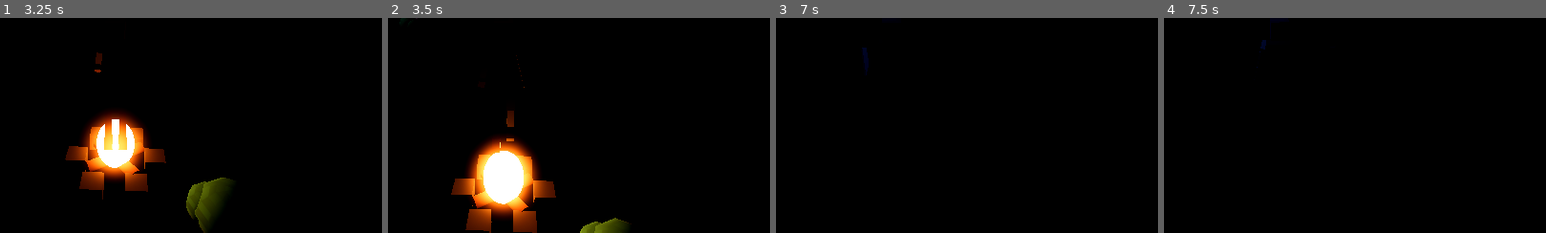
Above: before the commit, frames 1-4 (left to right).
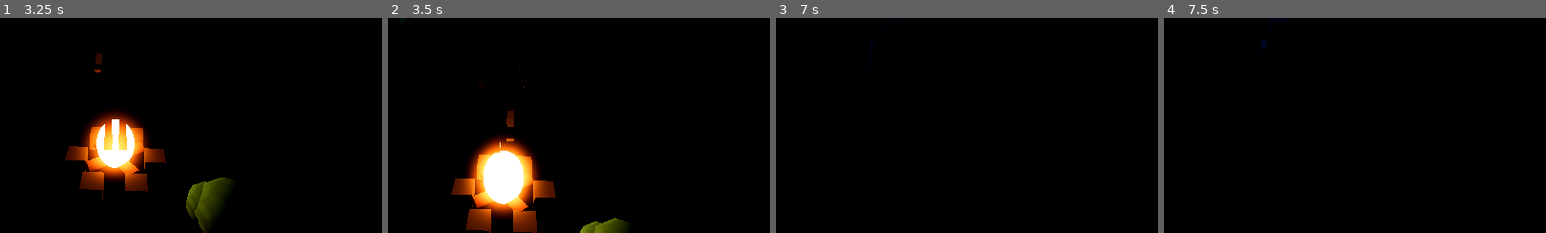
Above: after the commit, the same moments.

Repository: damienlangton70-hash/Ecosystem_dungeon
Game: Godot game, scene res://src/game/Main.tscn
Two runs of this game, one before a commit and one after it. Both use one fixed random seed, a clock stepped at 60 frames per second and the inputs below.
Inputs (mouse positions are % of the whole screen's width and height, from its top left):
- Up to frame 1 (3.25 s): tap Enter at 0.5 s; move the mouse to (55, 50) at 0.52 s; hold W from 0.53 s (still down); tap Ctrl at 0.6 s; click (55, 50) at 0.67 s; tap Space at 0.77, 1.52, 3.02 s; move the mouse to (45, 50) at 1.27 s; tap Q at 1.35 s; move the mouse to (52, 48) at 2.02 s; tap E at 2.1 s; move the mouse to (49, 52) at 2.77 s; tap B at 2.85 s; click (49, 52) at 2.92 s
- Up to frame 2 (3.5 s): keep holding W
- Up to frame 3 (7 s): move the mouse to (57, 51) at 3.52 s; tap C at 3.6 s; tap Space at 3.77, 4.52, 6.02, 6.77 s; move the mouse to (42, 49) at 4.27 s; tap F at 4.35 s; move the mouse to (51, 50) at 5.02 s; hold Shift 5.03-5.78 s; click (51, 50) at 5.17 s; move the mouse to (46, 48) at 5.77 s; release W at 5.78 s; hold D 5.78-6.53 s; tap Ctrl at 5.85 s; move the mouse to (55, 50) at 6.52 s; hold W from 6.53 s (still down); tap Q at 6.6 s
- Up to frame 4 (7.5 s): keep holding W; move the mouse to (45, 50) at 7.27 s; tap E at 7.35 s; click (45, 50) at 7.42 s
The pictures show only the part of the screen within x 35-85%, y 47-97%; the shares and areas given below are measured in that part.

Frames 1-2 are identical in both runs. In frame 3, 0.1% of the frame differs, in the area x 22-29%, y 3-27%; in frame 4, nothing differs.

Commit message:
feat(player): feed 2D locomotion (local velocity) + turn-in-place (yaw rate) to the rig

Diff:
--- a/src/player/Player.gd
+++ b/src/player/Player.gd
@@ -13,6 +13,8 @@
 const JUMP_VELOCITY := 5.0
 const MOUSE_SENS := 0.0025
 const ACCEL := 10.0
+# Yaw change (rad/s) that maps to a full-speed turn-in-place animation.
+const TURN_FULL_RATE := 2.4
 
 # Attack profiles: stamina, damage, total swing time, hit delay, poise damage, reach.
 # NOTE: LIGHT.time / HEAVY.time and .hit are mirrored by PlayerRig's attack clip
@@ -40,6 +42,7 @@
 var _status_timer := 0.0
 
 var _yaw := 0.0
+var _prev_yaw := 0.0
 var _pitch := -0.26
 var _gravity: float = ProjectSettings.get_setting("physics/3d/default_gravity", 9.8)
 
@@ -63,6 +66,7 @@
 
 func _ready() -> void:
     _spawn_point = global_position
+    _prev_yaw = rotation.y
     _build_body()
     _build_rig()
     _build_camera()
@@ -405,9 +409,15 @@
     _hitstun = maxf(_hitstun - delta, 0.0)
     _tick_buffs(delta)
 
-    # Feed the animation locomotion blend (0 idle .. 1 run) from ground speed.
+    # Feed the 2D locomotion blend (strafe/backpedal relative to facing) + turn-in-place.
     if _rig != null:
-        _rig.set_locomotion(clampf(Vector2(velocity.x, velocity.z).length() / SPRINT_SPEED, 0.0, 1.0))
+        var lv := global_transform.basis.inverse() * Vector3(velocity.x, 0.0, velocity.z)
+        var local_dir := Vector2(lv.x, -lv.z) / SPRINT_SPEED
+        var turn_amt := 0.0
+        if delta > 0.0:
+            turn_amt = clampf(wrapf(rotation.y - _prev_yaw, -PI, PI) / delta / TURN_FULL_RATE, -1.0, 1.0)
+        _prev_yaw = rotation.y
+        _rig.update_locomotion(local_dir, turn_amt)
 
     if is_attacking() and not _hit_done:
         var a: Dictionary = HEAVY if _attack_type == "heavy" else LIGHT
